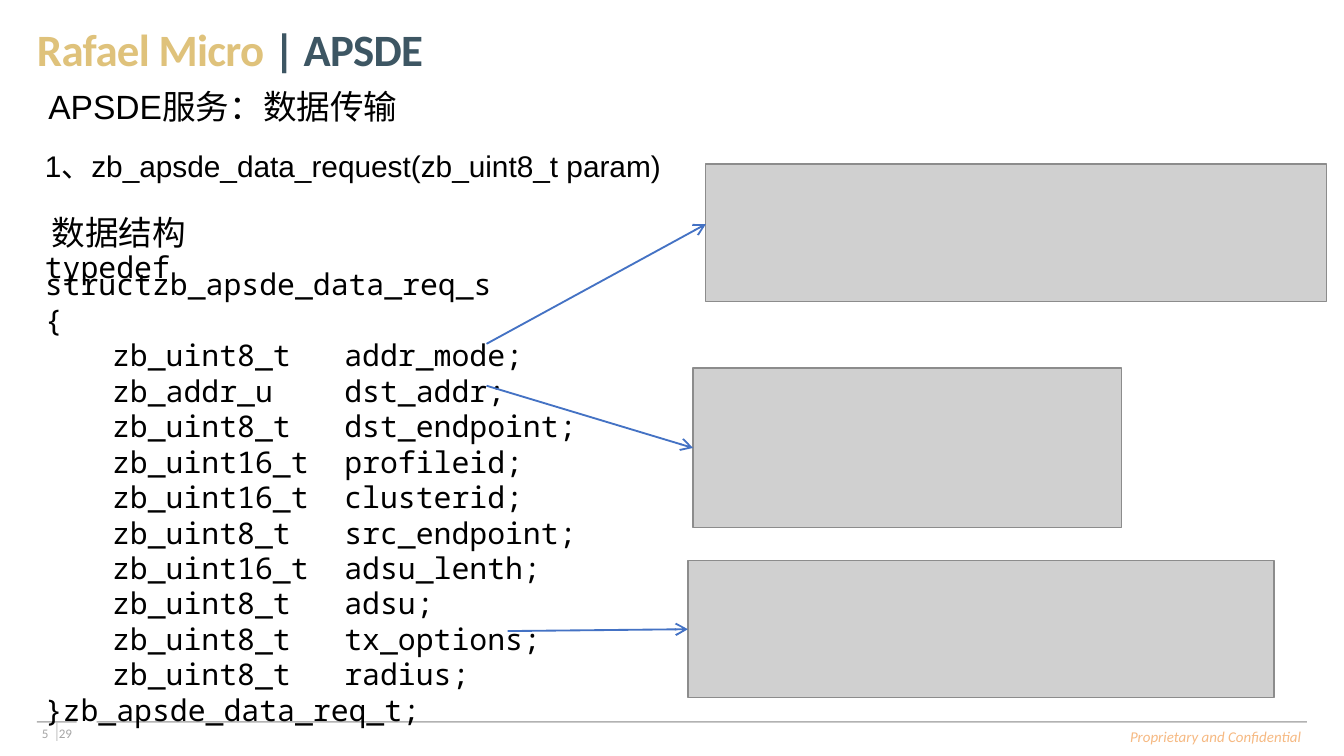
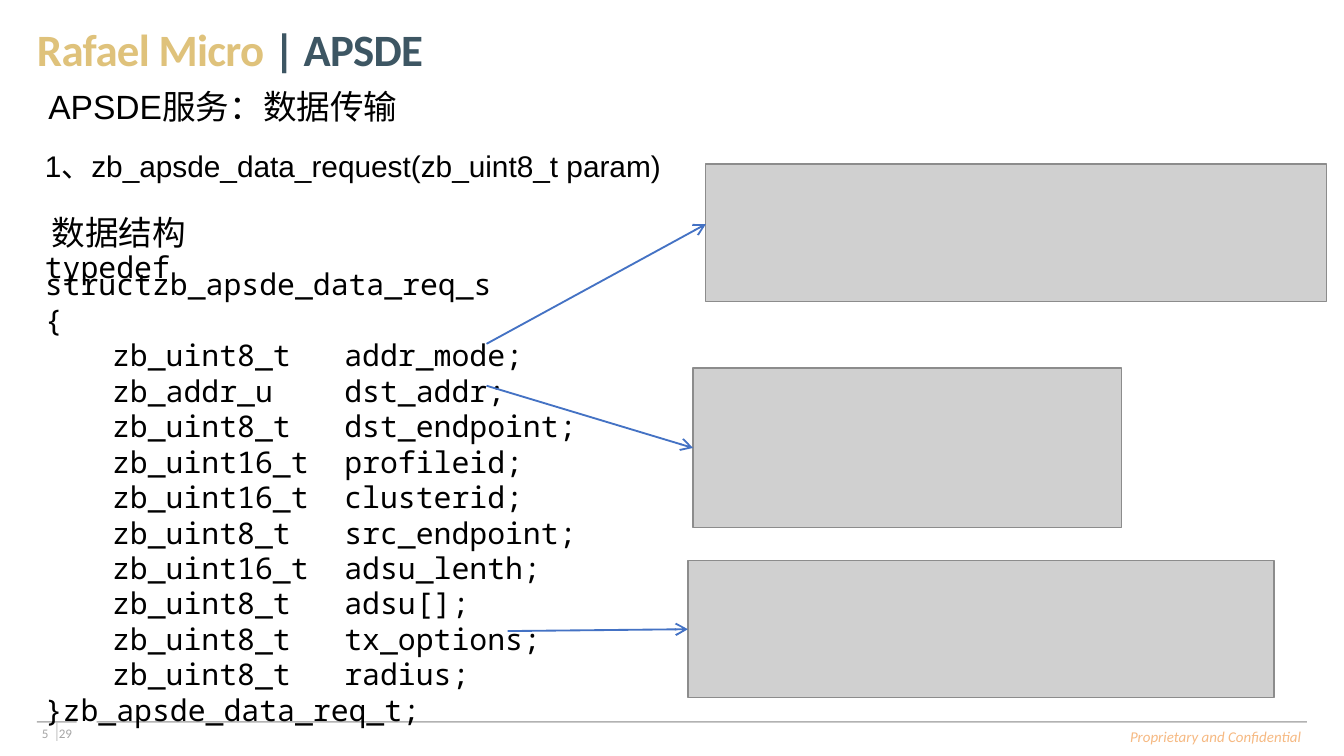
Before and after one commit to SimonLee584/rt58x_alpha_training_maindev, a slide deck: slide 5 of Meeting_Doc/Part-III_Zigbee_Spec/Zigbee学习报告(许浩彬).pptx. Drawn at 1344x756 pixels with LibreOffice and Linux fonts; fonts in the diff are those of the drawing; grey boxes stand for pictures; background and template pictures are left out. Boxes give left, top, right and bottom in pixels: in the first picture for what was removed or moved away, otherwise in the second. Text is boxed around its words. In the diff, an @@ line names an element or a change of style, - is before the commit and + after.

```diff
--- a/Meeting_Doc/Part-III_Zigbee_Spec/Zigbee学习报告(许浩彬).pptx
+++ b/Meeting_Doc/Part-III_Zigbee_Spec/Zigbee学习报告(许浩彬).pptx
@@ text at [112,591,469,619]: text changed @@
-zb_uint8_t adsu;
+zb_uint8_t adsu[];
```
Also in this commit, not shown: 2 other slides changed, 12 slides added.
